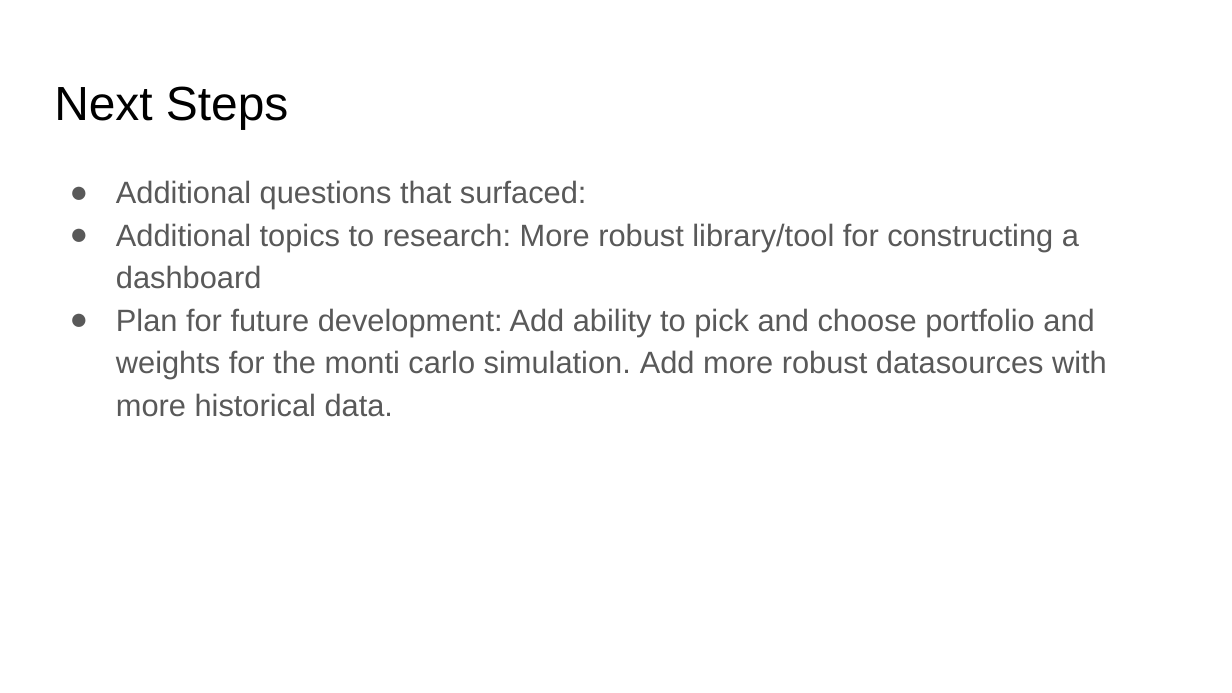
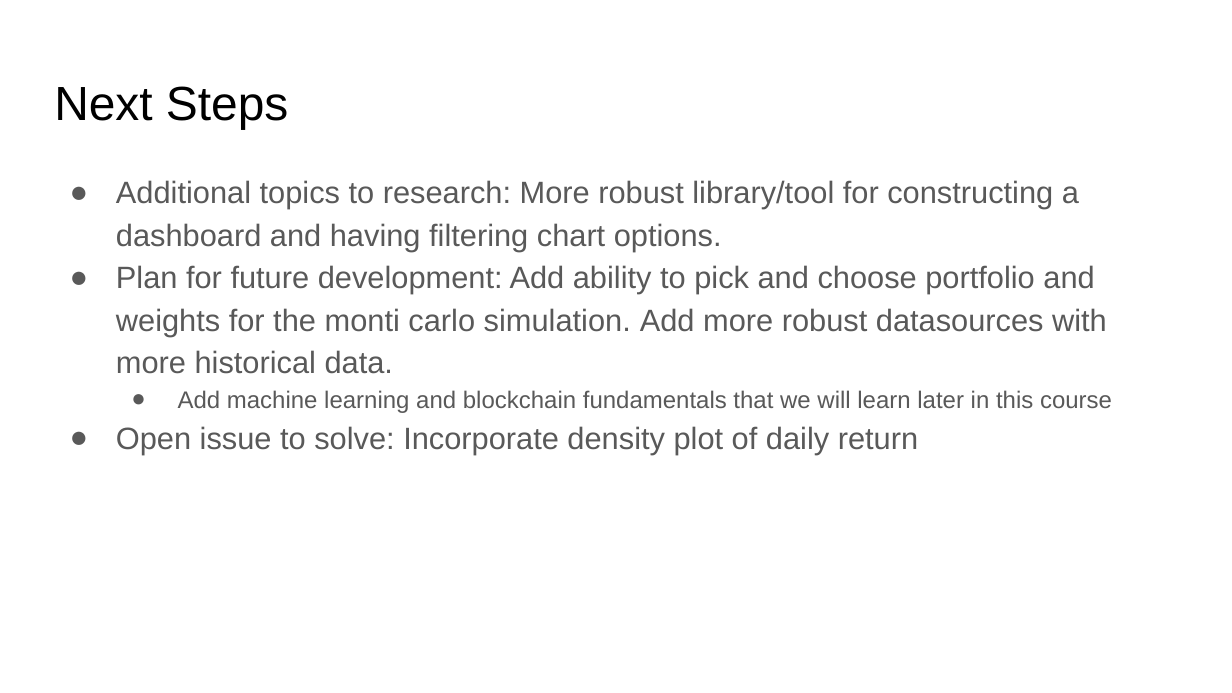
Before and after one commit to MarcAgnew055/Project-1, a slide deck: slide 8 of CountofMontiCrypto_PP.pptx (slide 7 before the commit). Drawn at 1232x693 pixels with LibreOffice and Linux fonts; fonts in the diff are those of the drawing. Boxes give left, top, right and bottom in pixels: in the first picture for what was removed or moved away, otherwise in the second. Text is boxed around its words. In the diff, an @@ line names an element or a change of style, - is before the commit and + after.

```diff
--- a/CountofMontiCrypto_PP.pptx
+++ b/CountofMontiCrypto_PP.pptx
@@ text at [116,180,1079,252]: text changed @@
-● Additional questions that surfaced:
-● Additional topics to research: More robust library/tool for constructing a dashboard
+● Additional topics to research: More robust library/tool for constructing a dashboard and having filtering chart options.
@@ text at [116,390,1112,455]: paragraphs added @@
+  ● Add machine learning and blockchain fundamentals that we will learn later in this course
+● Open issue to solve: Incorporate density plot of daily return
```
Also in this commit, not shown: 2 other slides changed, 1 slide added.
